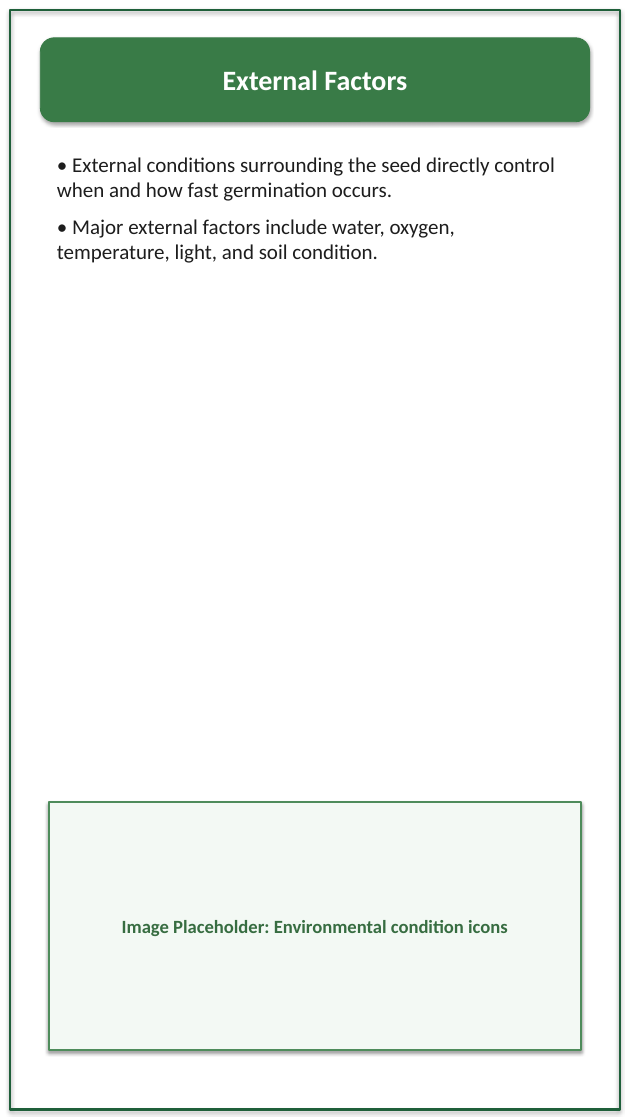
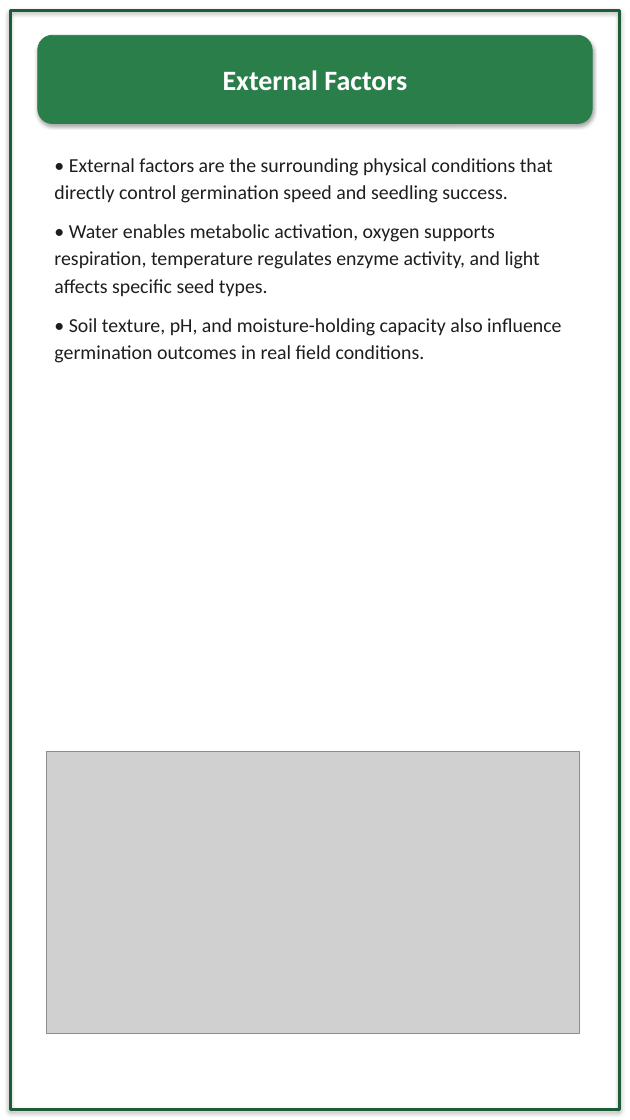
Before and after one commit to rpraut2008-stack/Vinsmoke, a slide deck: slide 7 of Effects_of_Urea_on_Plant_Growth.pptx. Drawn at 630x1120 pixels with LibreOffice and Linux fonts; fonts in the diff are those of the drawing; grey boxes stand for pictures. Boxes give left, top, right and bottom in pixels: in the first picture for what was removed or moved away, otherwise in the second. Text is boxed around its words. In the diff, an @@ line names an element or a change of style, - is before the commit and + after.

```diff
--- a/Effects_of_Urea_on_Plant_Growth.pptx
+++ b/Effects_of_Urea_on_Plant_Growth.pptx
@@ rectangle at <box>10,10,620,1110</box>: outline #1F5F3A 2.2 pt to #1D5C38 2.5 pt @@
@@ rounded rectangle "External Factors" at <box>38,35,592,123</box>: fill #397B47 to #2A7E49; outline #397B47 0.75 pt to #2A7E49 0.75 pt @@
@@ text at <box>54,158,561,363</box>: text changed; size 18 to 17 pt; text colour #1D1D1D to #1E1E1E @@
-• External conditions surrounding the seed directly control when and how fast germination occurs.
-• Major external factors include water, oxygen, temperature, light, and soil condition.
+• External factors are the surrounding physical conditions that directly control germination speed and seedling success.
+• Water enables metabolic activation, oxygen supports respiration, temperature regulates enzyme activity, and light affects specific seed types.
+• Soil texture, pH, and moisture-holding capacity also influence germination outcomes in real field conditions.
@@ picture added at <box>46,752,580,1033</box> @@
@@ rectangle removed at <box>49,802,581,1050</box> @@
-Image Placeholder: Environmental condition icons
```
Also in this commit, not shown: 10 other slides changed, 12 slides added, 12 slides removed.
